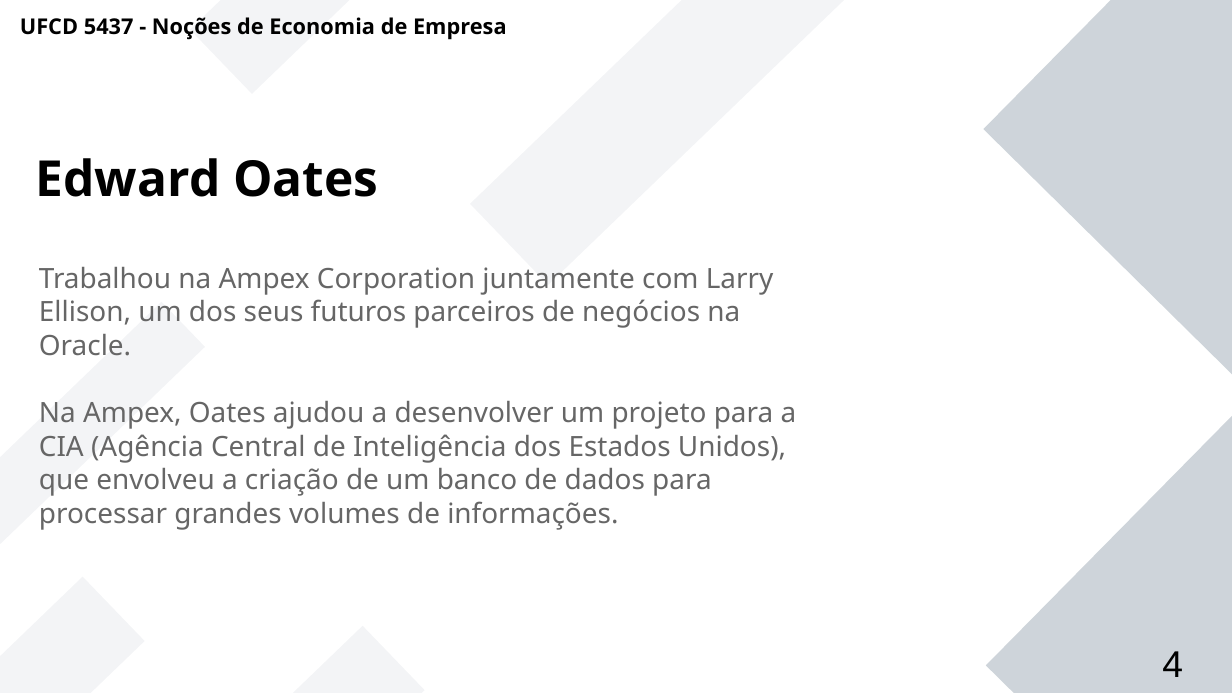
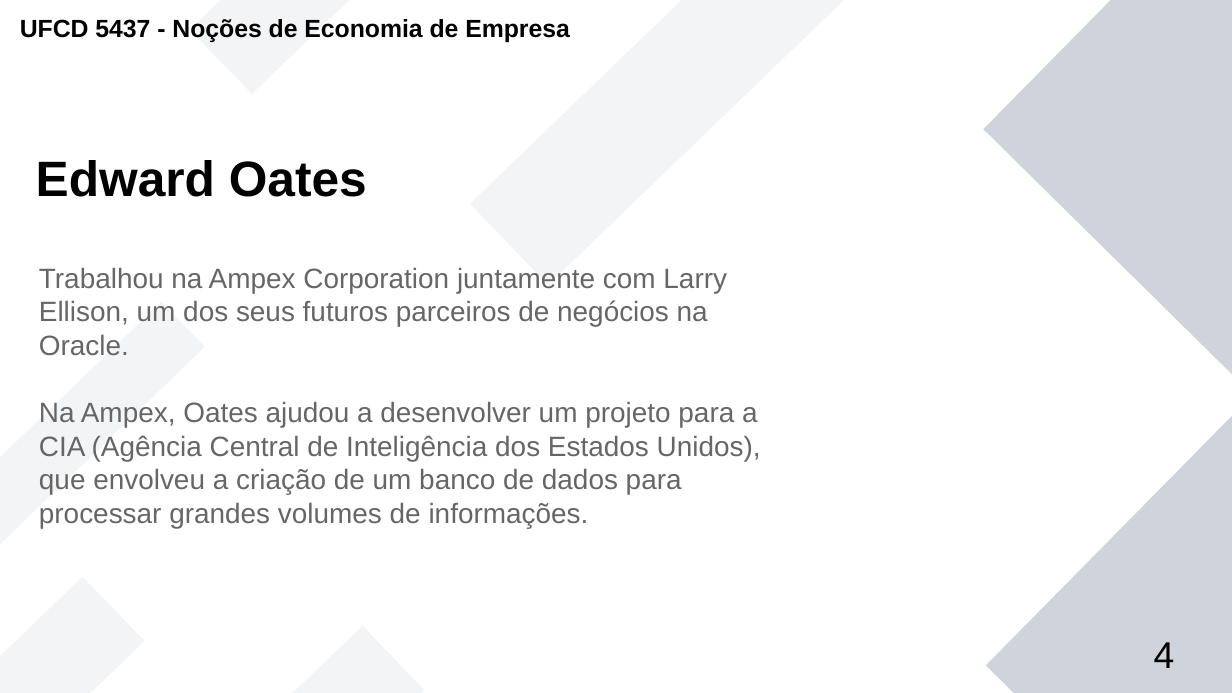
Before and after one commit to JPSCorreia/5437-Nocoes-de-Economia-de-Empresa, a slide deck: slide 4 of Trabalho de Grupo/Trabalho de Grupo - Oracle.pptx. Drawn at 1232x693 pixels with LibreOffice and Linux fonts; fonts in the diff are those of the drawing; background and template pictures are left out. Boxes give left, top, right and bottom in pixels: in the first picture for what was removed or moved away, otherwise in the second. Text is boxed around its words. In the diff, an @@ line names an element or a change of style, - is before the commit and + after.

```diff
--- a/Trabalho de Grupo/Trabalho de Grupo - Oracle.pptx
+++ b/Trabalho de Grupo/Trabalho de Grupo - Oracle.pptx
@@ text "UFCD 5437 - Noções de ..." at (20, 19, 570, 42): size 14 to 16 pt, font Noto Sans to Arial @@
@@ text "Edward Oates" at (36, 160, 367, 197): font Noto Sans to Arial @@
@@ text "Trabalhou na Ampex Corporation juntamente ..." at (39, 268, 761, 528): font Noto Sans to Arial @@
@@ page number: place and size @@
-page number at (1162, 651, 1183, 677)
+page number at (1154, 642, 1175, 668)
```
Also in this commit, not shown: 7 other slides changed, 4 slides added, 5 slides removed, 2 other files.
